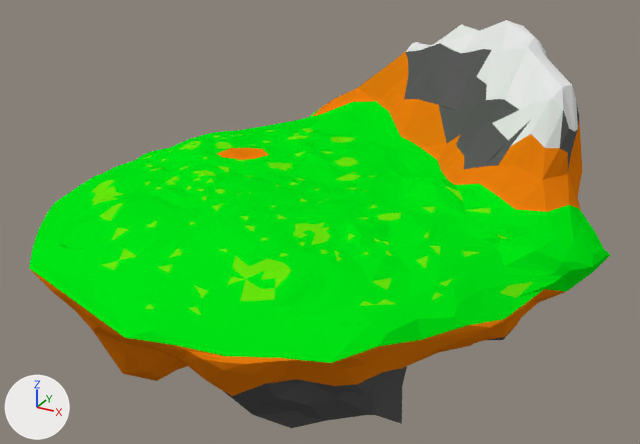
Before and after pictures for a commit that changed the Blender file Beabest/Assets/scenes/floatingislandcopy.blend.
Camera for both pictures: a 50 mm camera at (68.0, -115.1, 63.3) aimed at (5.0, -0.6, 6.0). Arrows for +X, +Y and +Z are at lower left; the lights stay in place.
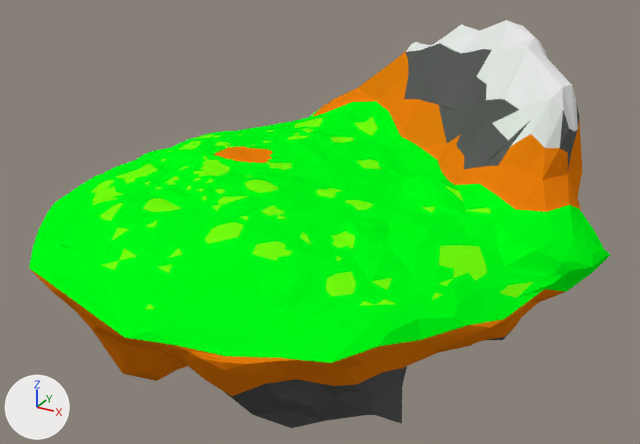
Location of each change, (x1, y1, x2, y2) in pixels of the pictures (640 x 444 px):
part 1 of me_icosphere, cut back: before (131, 117, 393, 255); after (194, 114, 392, 206)
part 2 of me_icosphere, deleted (green): before (456, 222, 531, 252)
part 3 of me_icosphere, recoloured (green to orange): (216, 146, 273, 163) in both
part 4 of me_icosphere, recoloured: (116, 117, 487, 297) in both
part 5 of me_icosphere, recoloured: (29, 101, 611, 363) in both
part 6 of me_icosphere, recoloured: (144, 135, 440, 315) in both

Patch to the scene script:
```diff
--- a/Beabest/Assets/scenes/floatingislandcopy.blend.py
+++ b/Beabest/Assets/scenes/floatingislandcopy.blend.py
@@ mat_grass @@
+mat_grass = diffuse_material('grass')
+mat_grass.base_color = (0.0, 1.0, 0.0086)  # green #00ff17
@@ me_icosphere @@
 # used by ob_icosphere; location = (4.1, -1.5, 6.3)
-me_icosphere.from_pydata(...)  # 3193 vertices, 5629 faces; spans x -40.4..44.8, y -43.9..43.8, z -34.8..27.7
+me_icosphere.from_pydata(...)  # 2837 vertices, 5245 faces; spans x -40.4..44.8, y -43.9..43.8, z -34.8..27.7
+# me_icosphere part 1: 1 vertex moved from x -5.6, y -15.7, z 8.8 to x -4.7, y -15.5, z 8.8; 363 vertices removed from x -26.4..18.5, y -21.5..23.9, z 6.5..9.6; 17 vertices added at x -17.5..7.2, y -18.0..24.9, z 8.4..9.6
+# me_icosphere part 2: 10 vertices removed from x 29.6..32.7, y -5.0..-2.8, z 5.4..7.1
+# me_icosphere part 3: 24 faces spanning x -17.3..-7.8, y -3.1..5.4, z 8.4..9.4 switch from mat_material_001 (green #00e715) to mat_material_002 (orange #e77c0d)
+# me_icosphere part 4: 236 faces spanning x -28.4..32.7, y -28.6..29.1, z 3.6..9.6 switch from mat_material_001 (green #00e715) to mat_details (green #71ff10)
+# me_icosphere part 5: 3044 faces spanning x -40.3..44.8, y -43.9..41.6, z -1.3..10.8 switch from mat_material_001 (green #00e715) to mat_grass (green #00ff17)
+# me_icosphere part 6: 83 faces spanning x -30.6..26.7, y -37.7..10.3, z 3.1..9.3 switch from mat_details (green #66e70e) to mat_grass (green #00ff17)
 me_icosphere.materials.append(mat_material_003)
```
